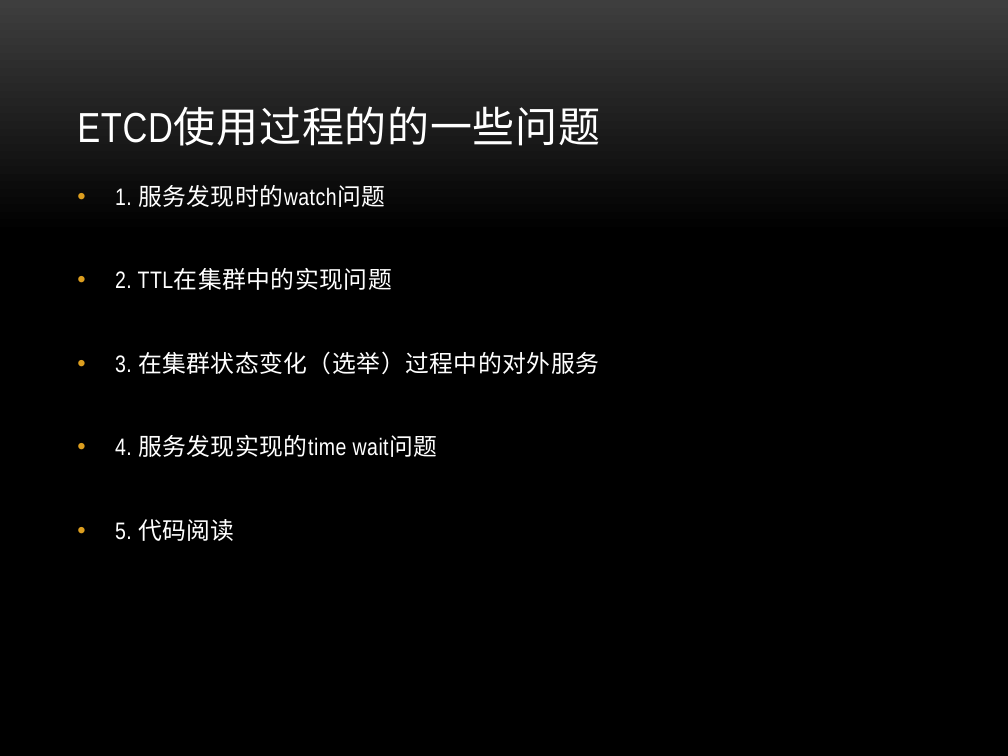
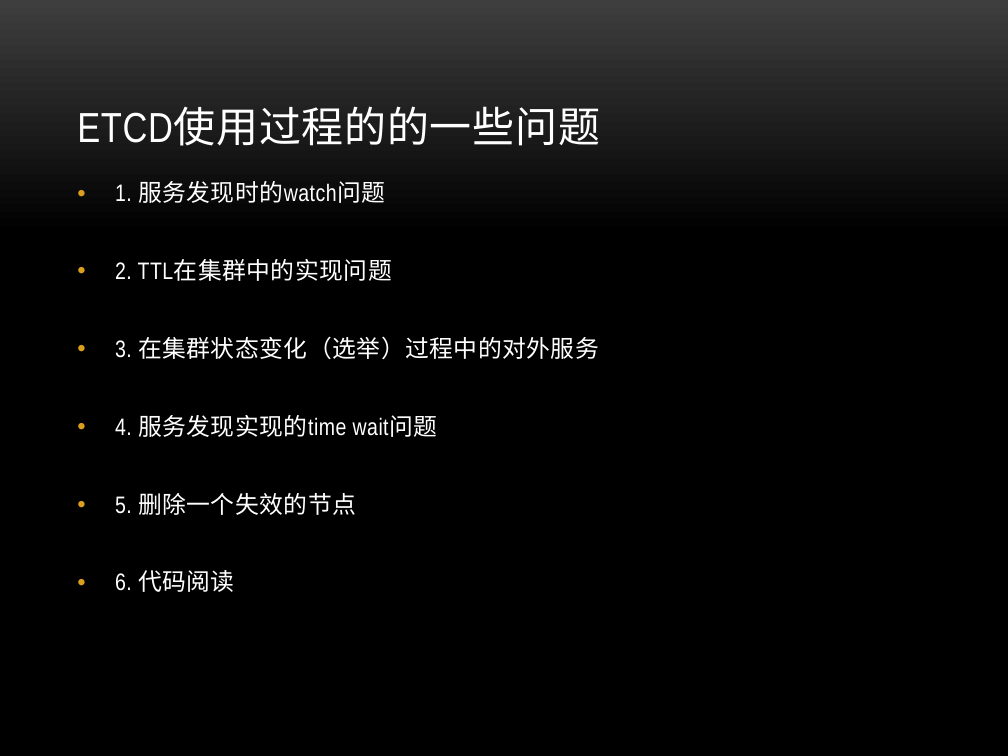
Before and after one commit to danielzheng/docs, a slide deck: slide 40 of etcd_slides/Etcd.pptx (slide 43 before the commit). Drawn at 1008x756 pixels with LibreOffice and Linux fonts; fonts in the diff are those of the drawing; background and template pictures are left out. Boxes give left, top, right and bottom in pixels: in the first picture for what was removed or moved away, otherwise in the second. Text is boxed around its words. In the diff, an @@ line names an element or a change of style, - is before the commit and + after.

```diff
--- a/etcd_slides/Etcd.pptx
+++ b/etcd_slides/Etcd.pptx
@@ text at bbox=[115, 181, 599, 437]: line spacing 1 to 0.9 @@
@@ text at bbox=[115, 493, 356, 592]: text changed @@
-• 5. 代码阅读
+• 5. 删除一个失效的节点
+• 6. 代码阅读
```
Also in this commit, not shown: 10 other slides changed, 3 slides added, 5 slides removed.
